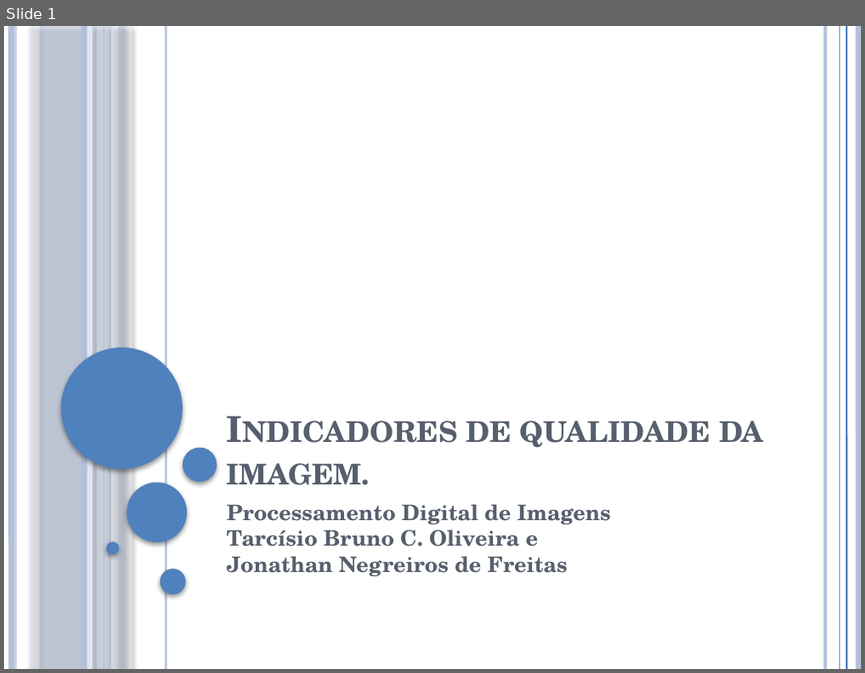
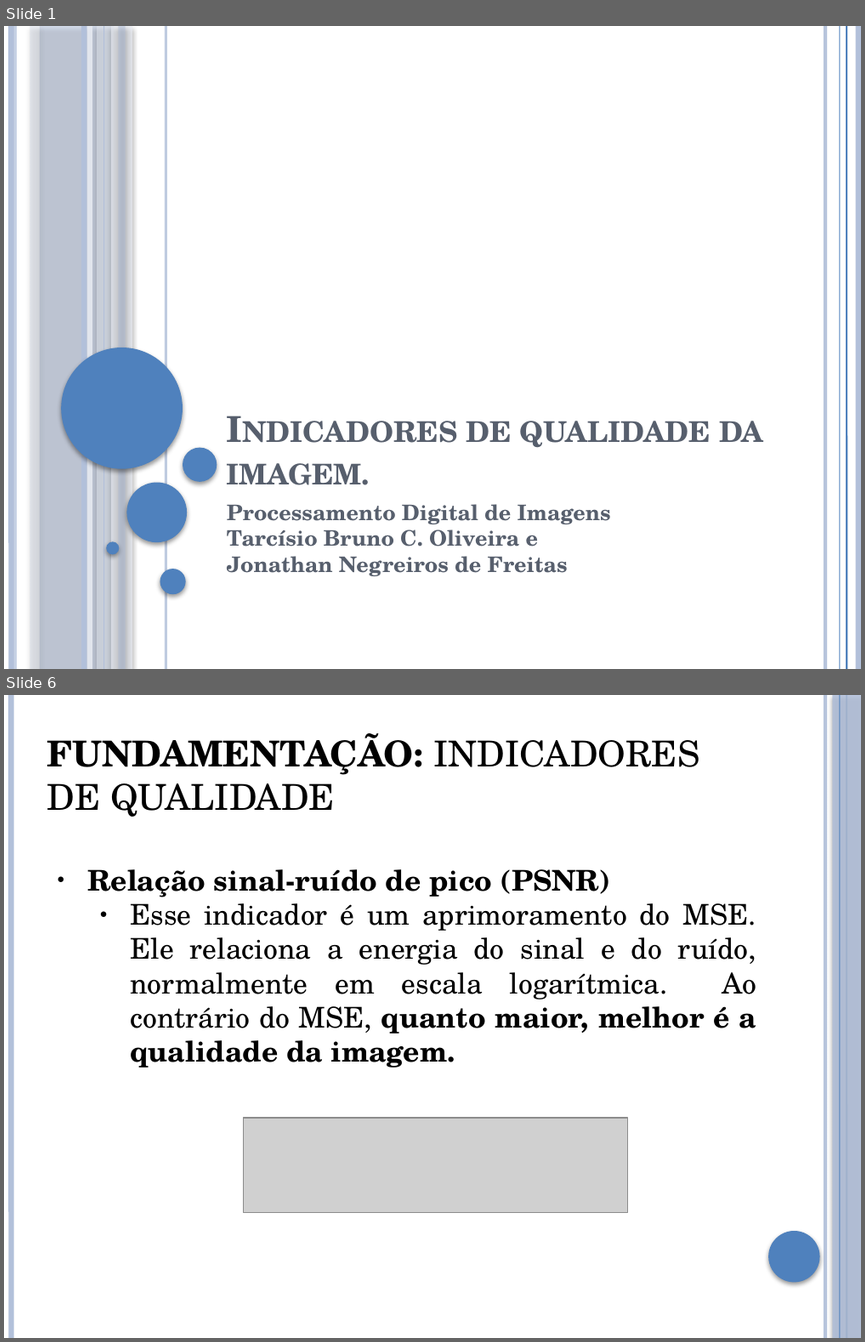
Before and after one commit to brunoliveira8/pdi, a slide deck: trabalho 3/apresentacao.pptx. Shown one above the other, each under a label of ours: slide 1 before the commit, slides 1 and 6 after it; the slides between them are not shown. The pictures are 865x673 and 865x1342 pixels, drawn with LibreOffice and Linux fonts; fonts in the diff are those of the drawing; grey boxes stand for pictures. Boxes give left, top, right and bottom in pixels: in the first picture for what was removed or moved away, otherwise in the second. Text is boxed around its words. In the diff, an @@ line names an element or a change of style, - is before the commit and + after.

```diff
--- a/trabalho 3/apresentacao.pptx
+++ b/trabalho 3/apresentacao.pptx
@@ slide 6 added at (4,695,861,1338), background #FFFFFF; not listed: 4 template elements that a slide beside it also shows @@
@@ rectangle added at (833,695,861,1338), fill #B3C1DB at 87% opacity @@
@@ text added at (46,733,700,817), 30 pt, text #000000 @@
+FUNDAMENTAÇÃO: INDICADORES DE QUALIDADE
@@ text added at (87,869,757,1067), 24 pt, text #000000 @@
+● Relação sinal-ruído de pico (PSNR)
+  ● Esse indicador é um aprimoramento do MSE. Ele relaciona a energia do sinal e do ruído, normalmente em escala logarítmica. Ao contrário do MSE, quanto maior, melhor é a qualidade da imagem.
@@ picture added at (244,1117,628,1212) @@
@@ ellipse added at (768,1231,820,1281), fill #4F81BD @@
```
Also in this commit, not shown: 8 slides changed, 10 other slides added, 2 slides removed, 13 other files.
